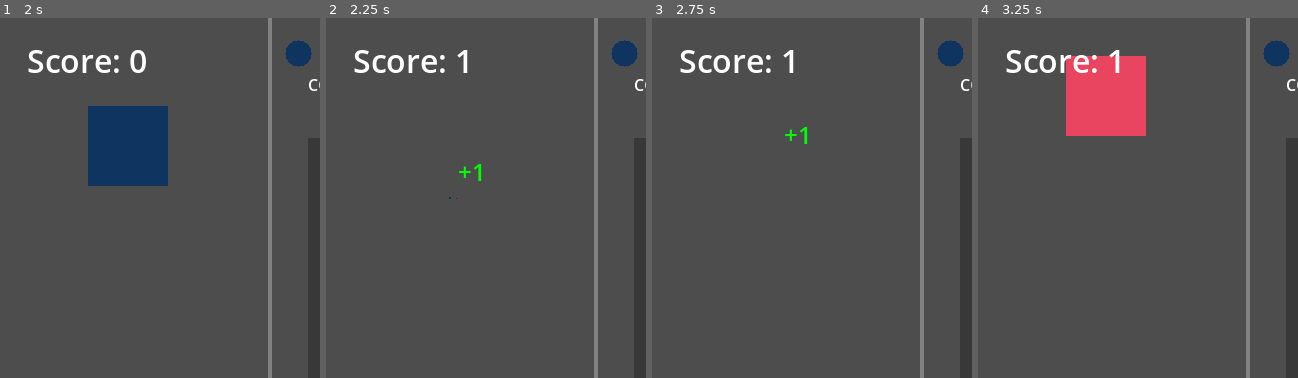
Above: before the commit, frames 1-4 (left to right).
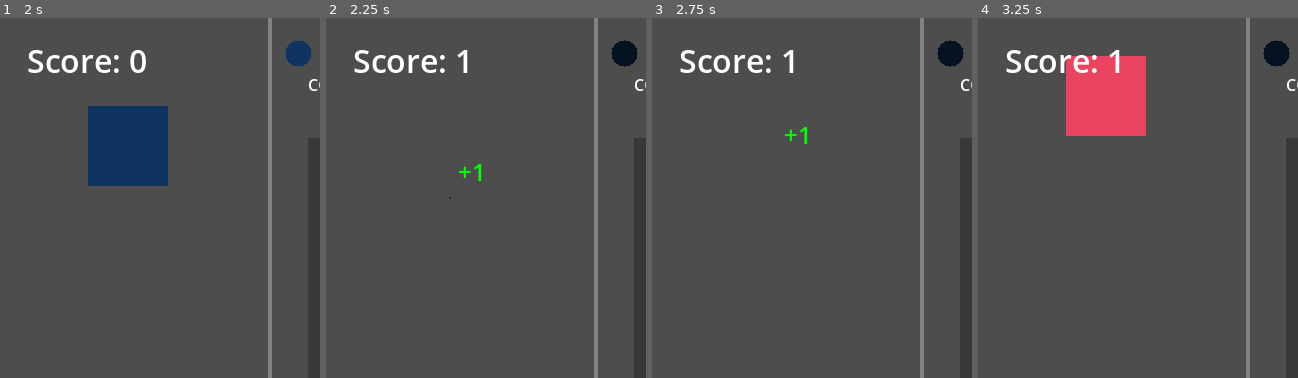
Above: after the commit, the same moments.

Repository: emadAbuzeid95/juego
Game: Godot game, scene res://main.tscn
The game is run twice, just before and just after one commit, with the same random seed, the same clock (stepped at 60 frames per second) and the same inputs.
Inputs (mouse positions are % of the whole screen's width and height, from its top left):
- Up to frame 1 (2 s): move the mouse to (72, 45) at 0.52 s; click (72, 45) at 0.67 s; tap Enter at 1.25 s; move the mouse to (30, 55) at 1.27 s; click (30, 55) at 1.42 s
- Up to frame 2 (2.25 s): move the mouse to (60, 28) at 2.02 s; click (60, 28) at 2.17 s
- Up to frame 3 (2.75 s): no input
- Up to frame 4 (3.25 s): tap Space at 2.75 s; move the mouse to (45, 70) at 2.77 s; click (45, 70) at 2.92 s
The pictures show only the part of the screen within x 36-86%, y 0-50%; the shares and areas given below are measured in that part.

Frame 1 is identical in both runs. In frame 2, 0.5% of the frame differs, in the area x 89-98%, y 6-14%; in frame 3, 0.5%; in frame 4, 0.5%.

Commit message:
feat: add combo progress visual feedback on slots
- mark_slot_completed(index): dims slot to 35% when player hits correct color
- reset_combo_slots(targets): restores all slots after a miss
- Guard against negative index when combo progress is empty
- Fix: revert Config back to Node (autoloads require Node in Godot 4)

Diff:
--- a/config.gd
+++ b/config.gd
@@ -1,6 +1,6 @@
 ## Configuración global del juego.
 ## Contiene todas las constantes usadas en el proyecto.
-extends RefCounted
+extends Node
 
 ## === COLUMNAS ===
 ## Número de columnas en el juego
--- a/main.gd
+++ b/main.gd
@@ -114,8 +114,11 @@
 		var penalty: int = combo_manager.get_penalty()
 		score -= penalty
 		combo_manager.clear_progress()
+		ui.reset_combo_slots(combo_manager.combo_target)
 		ui.show_floating_text(click_pos, -penalty)
 	else:
+		if combo_manager.combo_progress.size() > 0:
+			ui.mark_slot_completed(combo_manager.combo_progress.size() - 1)
 		ui.show_floating_text(click_pos, 1)
 
 	if bonus > 0:
--- a/ui_controller.gd
+++ b/ui_controller.gd
@@ -117,6 +117,22 @@
 		var tween := parent.create_tween()
 		tween.tween_property(slot, "scale", Vector2(1.0, 1.0), 0.15)
 
+## Oscurece un slot específico del combo para indicar que ya fue completado.
+## Se llama cada vez que el jugador acierta un color del combo en orden.
+## [param index] Índice del slot a oscurecer (0-based)
+func mark_slot_completed(index: int) -> void:
+	var slot: TextureRect = parent.get_node("UI/ComboSlot" + str(index))
+	slot.modulate = Color(0.35, 0.35, 0.35, 1)
+
+## Restaura todos los slots del combo a sus colores objetivo originales.
+## Se llama cuando el jugador falla un color y el progreso se reinicia.
+## [param targets] Array de colores objetivo del combo actual
+func reset_combo_slots(targets: Array[Color]) -> void:
+	for i in range(Config.COMBO_SIZE):
+		var slot: TextureRect = parent.get_node("UI/ComboSlot" + str(i))
+		slot.texture = create_circle_texture(targets[i], 30)
+		slot.modulate = Color.WHITE
+
 ## Produce un pulso visual en el label del combo (subida + bajada + color amarillo).
 ## Se llama cuando el jugador completa un combo válido.
 func pulse_combo_label() -> void:
